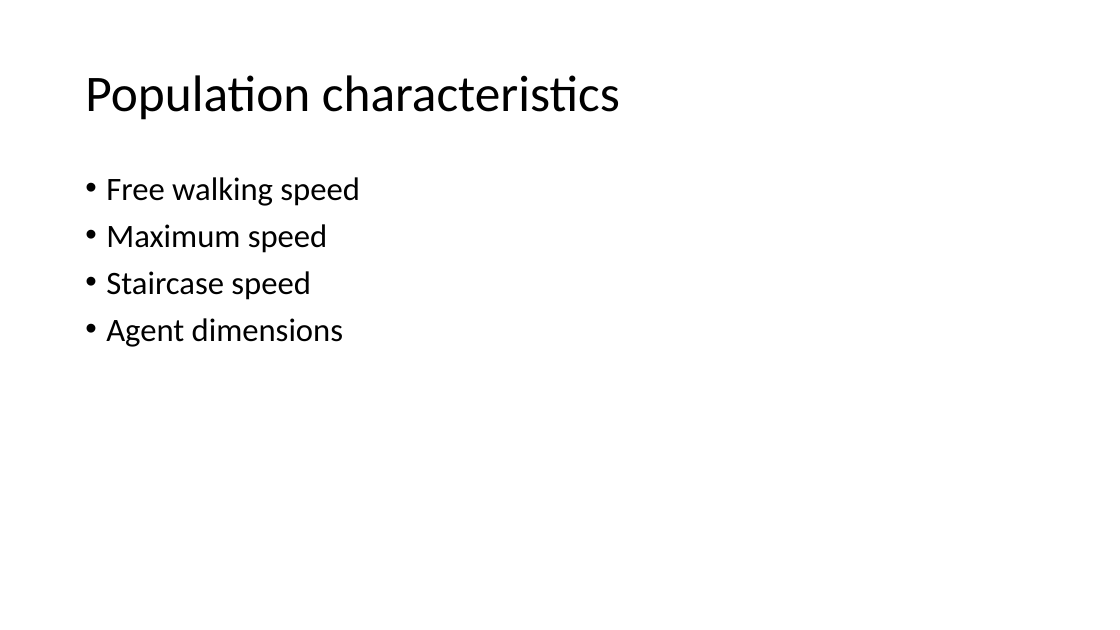
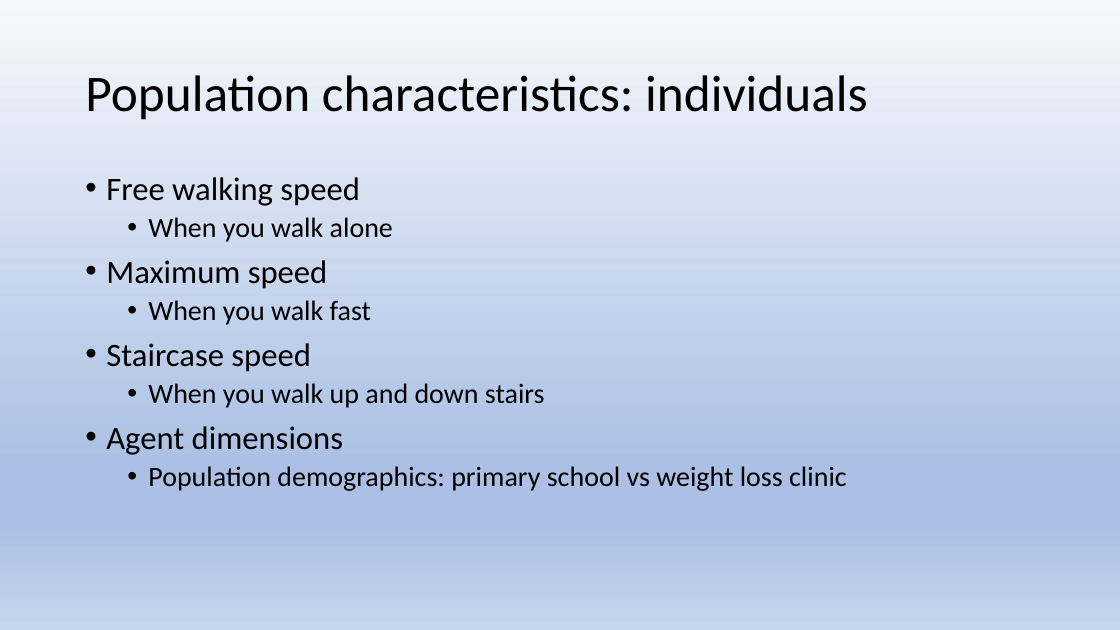
Before and after one commit to AlastairShipman1/HydraulicModel, a slide deck: slide 5 of Documents/Lecture outlines/Lecture 4/Lecture 4 Importance of data.pptx (slide 2 before the commit). Drawn at 1120x630 pixels with LibreOffice and Linux fonts; fonts in the diff are those of the drawing. Boxes give left, top, right and bottom in pixels: in the first picture for what was removed or moved away, otherwise in the second. Text is boxed around its words. In the diff, an @@ line names an element or a change of style, - is before the commit and + after.

```diff
--- a/Documents/Lecture outlines/Lecture 4/Lecture 4 Importance of data.pptx
+++ b/Documents/Lecture outlines/Lecture 4/Lecture 4 Importance of data.pptx
@@ background #FFFFFF to gradient #F6F8FC to #ABC0E4 to #C7D5ED @@
@@ title at (85, 75, 868, 120): text changed @@
-Population characteristics
+Population characteristics: individuals
@@ text at (148, 217, 393, 242): paragraph added @@
+  • When you walk alone
@@ text at (148, 300, 371, 325): paragraph added @@
+  • When you walk fast
@@ text at (148, 383, 545, 408): paragraph added @@
+  • When you walk up and down stairs
@@ text at (148, 466, 847, 491): paragraph added @@
+  • Population demographics: primary school vs weight loss clinic
```
Also in this commit, not shown: 3 other slides changed, 4 slides added, 1 slide removed, 12 other files.
